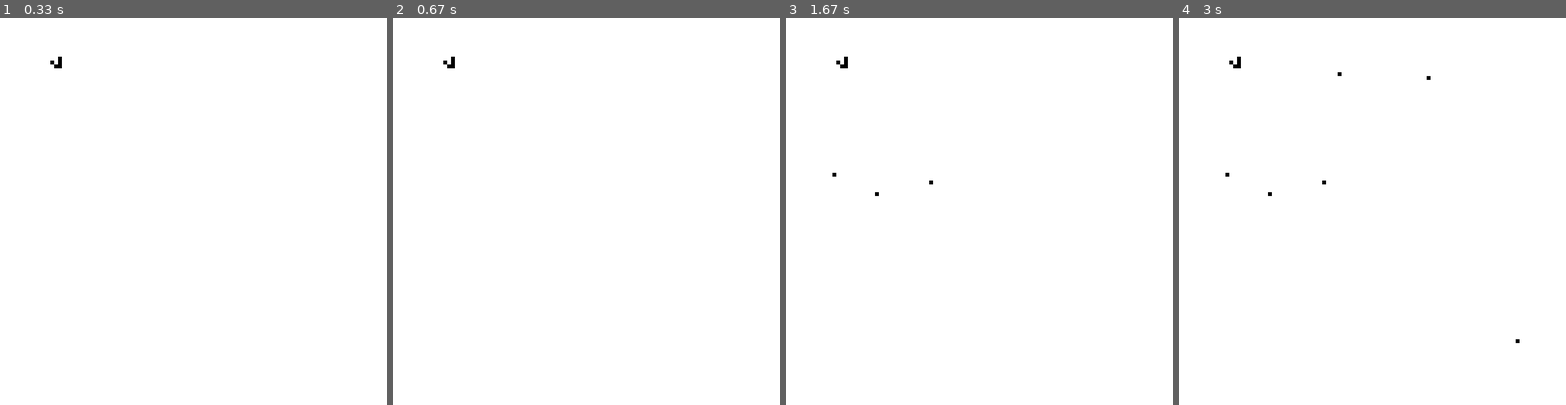
Above: before the commit, frames 1-4 (left to right).
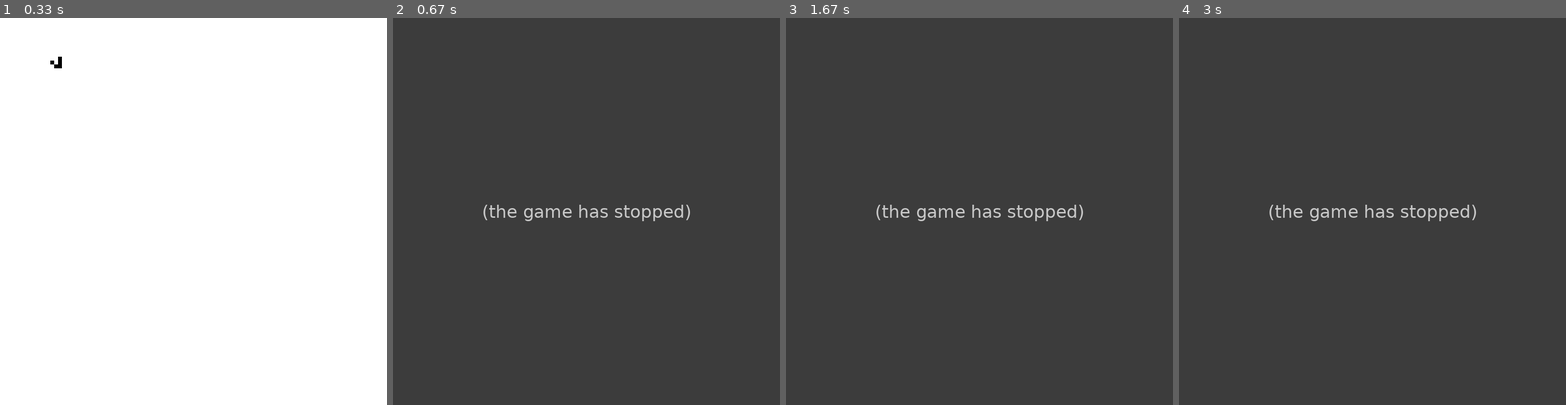
Above: after the commit, the same moments.

Repository: KarolPiasnik/Python-one-file-programs
Game: pygame game, started from pyGameOfLife.py
Same seed, same stepped clock (60 frames per second), same inputs: the game is played once before the commit and once after it.
Inputs (mouse positions are in pixels of both pictures, inside the frame that each line leads up to):
- Up to frame 1 (0.33 s): no input
- Up to frame 2 (0.67 s): tap S at 0.33 s
- Up to frame 3 (1.67 s): click (836, 172) at 0.8 s; click (875, 192) at 1.2 s; click (933, 184) at 1.6 s
- Up to frame 4 (3 s): move the mouse to (1515, 343) at 1.87 s; click (1515, 343) at 2 s; move the mouse to (1430, 79) at 2.27 s; click (1430, 79) at 2.4 s; click (1337, 72) at 2.8 s

Frame 1 is identical in both runs. In frame 2, 100% of the frame differs, in the area x 0-100%, y 0-100%; in frame 3, 100%; in frame 4, 100%.
After the commit the program exited at 0.5 s; later frames show no game.

Commit message:
pyGameOfLife: now s breaks intro for real

Diff:
--- a/pyGameOfLife.py
+++ b/pyGameOfLife.py
@@ -52,7 +52,8 @@
     pygame.display.update()
 
 def introLoop(world):
-    while(True):
+    running = True
+    while(running):
         for event in pygame.event.get(): #event handling loop
                 if event.type == pygame.QUIT:
                     gameQuit()
@@ -60,7 +61,7 @@
                     if event.key == pygame.K_q:
                         gameQuit()
                     elif event.key == pygame.K_s:
-                        break
+                        running = False
                 elif event.type == pygame.MOUSEBUTTONDOWN:
                     pos = pygame.mouse.get_pos()
                     print(pos)
